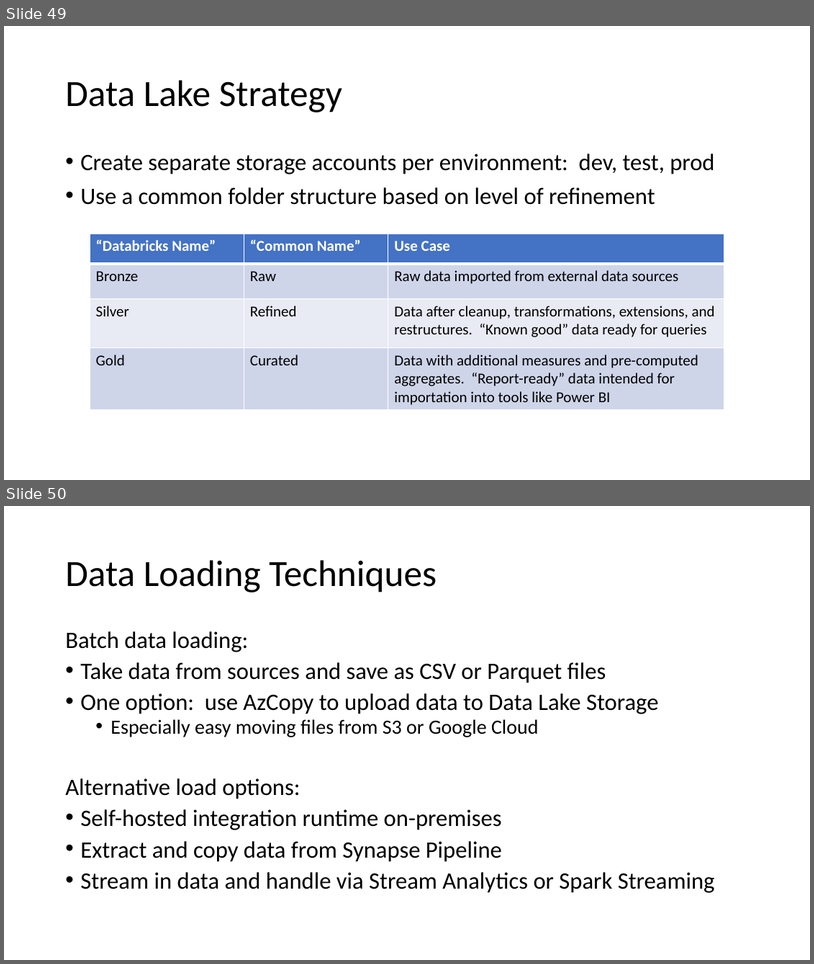
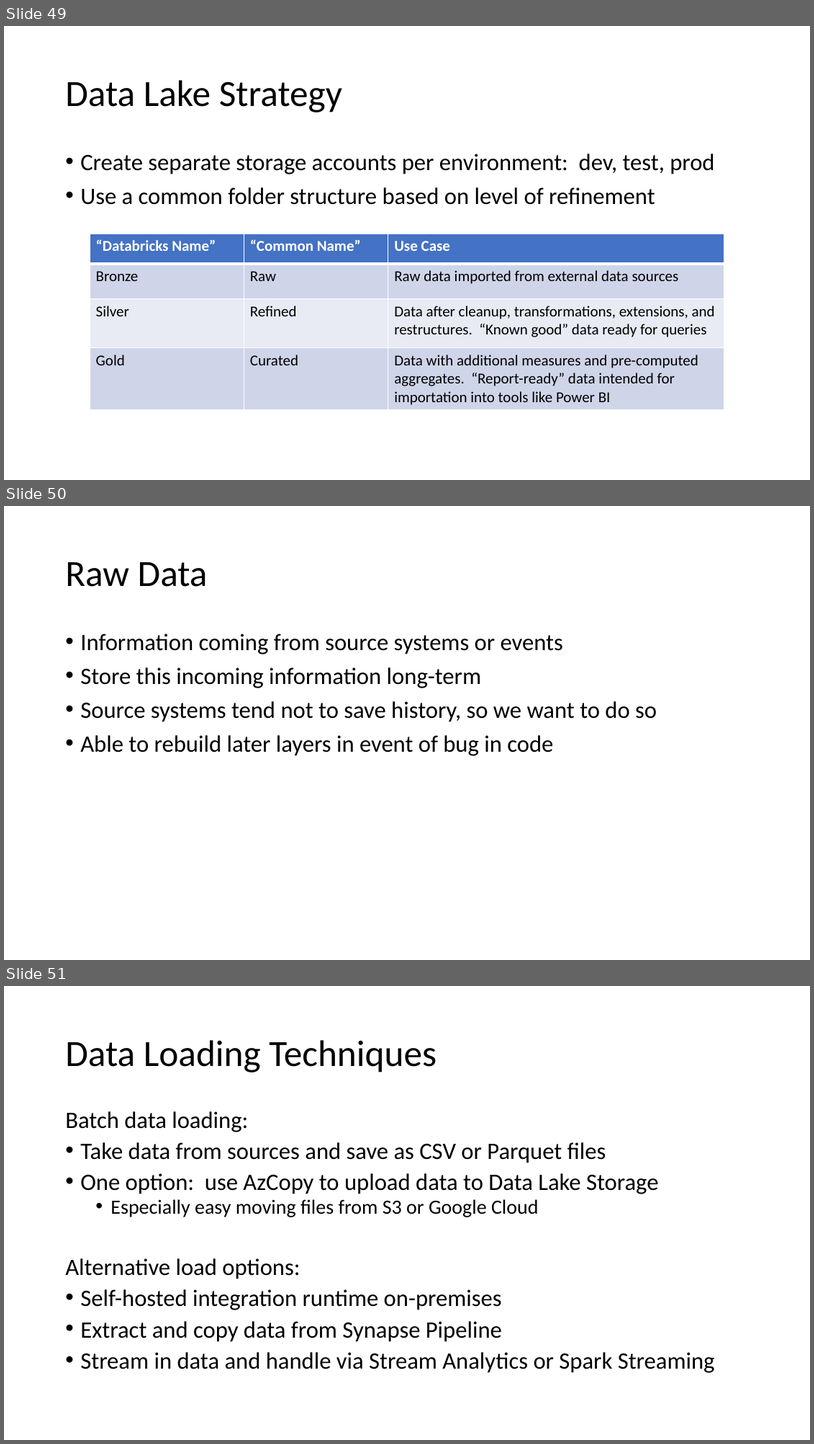
Before and after one commit to solliancenet/precon-synapse-power-bi, a slide deck: Slides/02 - Synapse Development.pptx. Shown one above the other, each under a label of ours: slides 49 and 50 before the commit, slides 49, 50 and 51 after it. The pictures are 814x964 and 814x1444 pixels, drawn with LibreOffice and Linux fonts; fonts in the diff are those of the drawing. Boxes give left, top, right and bottom in pixels: in the first picture for what was removed or moved away, otherwise in the second. Text is boxed around its words. In the diff, an @@ line names an element or a change of style, - is before the commit and + after.

```diff
--- a/Slides/02 - Synapse Development.pptx
+++ b/Slides/02 - Synapse Development.pptx
@@ slide 50 added at <box>4,506,810,960</box>, background #FFFFFF @@
@@ title added at <box>65,562,208,587</box>, 44 pt, text #000000 @@
+Raw Data
@@ text added at <box>80,633,657,756</box>, 28 pt, text #000000 @@
+• Information coming from source systems or events
+• Store this incoming information long-term
+• Source systems tend not to save history, so we want to do so
+• Able to rebuild later layers in event of bug in code
@@ what was slide 50 is now slide 51 @@
```
